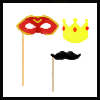
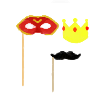
Two versions of the same layered image (100px x 100px). Layer-by-layer changes:
added layer "Layer 3(pasted)" above "Layer 1" over left=8, top=7, right=100, bottom=100
"Layer 1": opacity 100% → 70%, painted on it over left=0, top=0, right=100, bottom=100
added layer "Layer 2" (30%) over left=0, top=0, right=100, bottom=100
